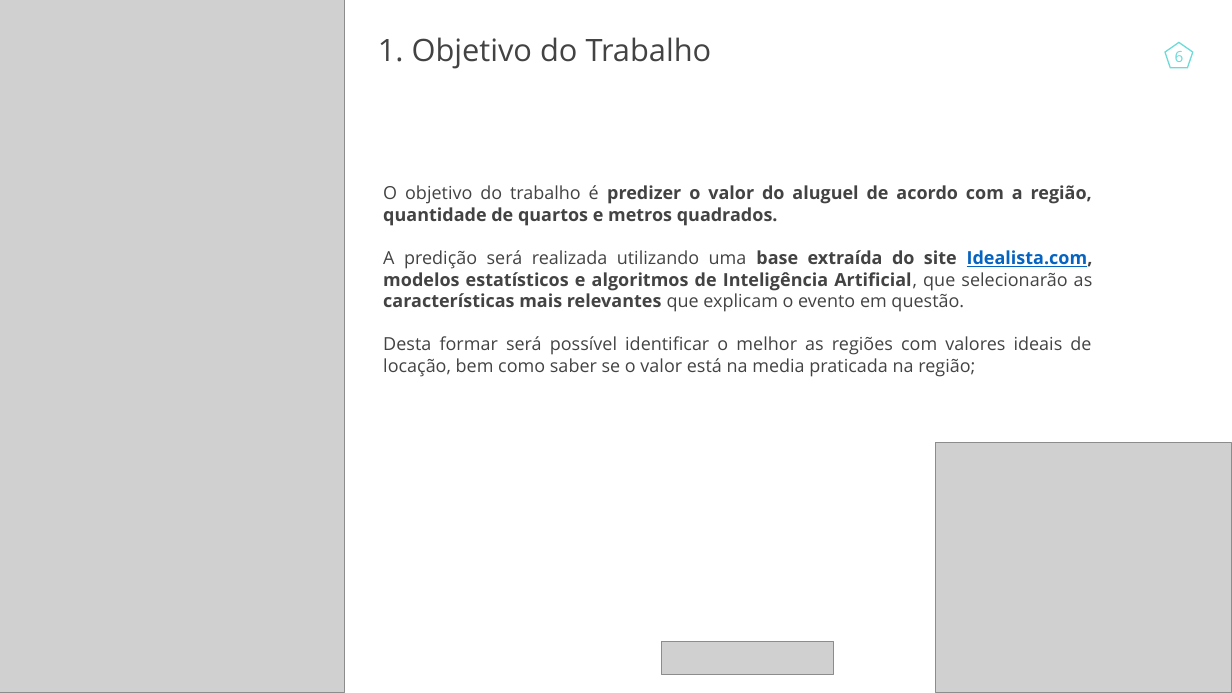
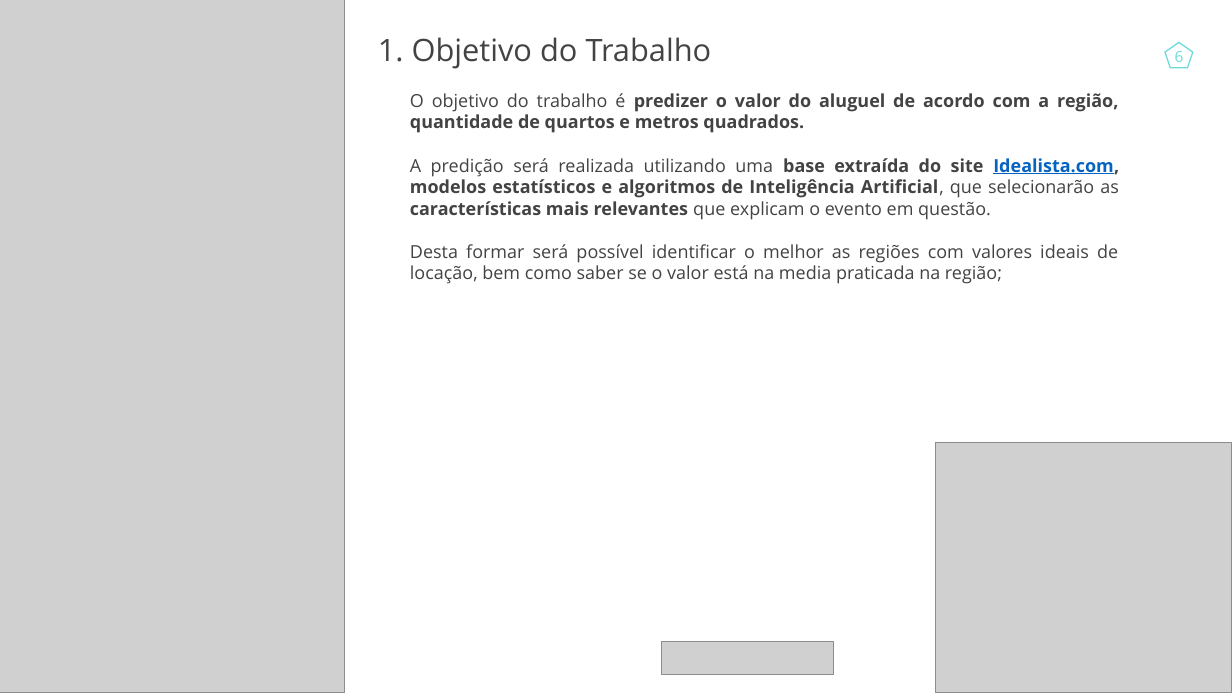
Before and after one commit to johnosd/MPAlugueisLisboa, a slide deck: slide 6 of Docs/TCC John Costa.pptx. Drawn at 1232x693 pixels with LibreOffice and Linux fonts; fonts in the diff are those of the drawing; grey boxes stand for pictures. Boxes give left, top, right and bottom in pixels: in the first picture for what was removed or moved away, otherwise in the second. Text is boxed around its words. In the diff, an @@ line names an element or a change of style, - is before the commit and + after.

```diff
--- a/Docs/TCC John Costa.pptx
+++ b/Docs/TCC John Costa.pptx
@@ text "O objetivo do trabalho é ..." moved from (x1=383, y1=185, x2=1093, y2=377) to (x1=410, y1=93, x2=1119, y2=284) @@
```
Also in this commit, not shown: 10 other slides changed, 2 slides added.
